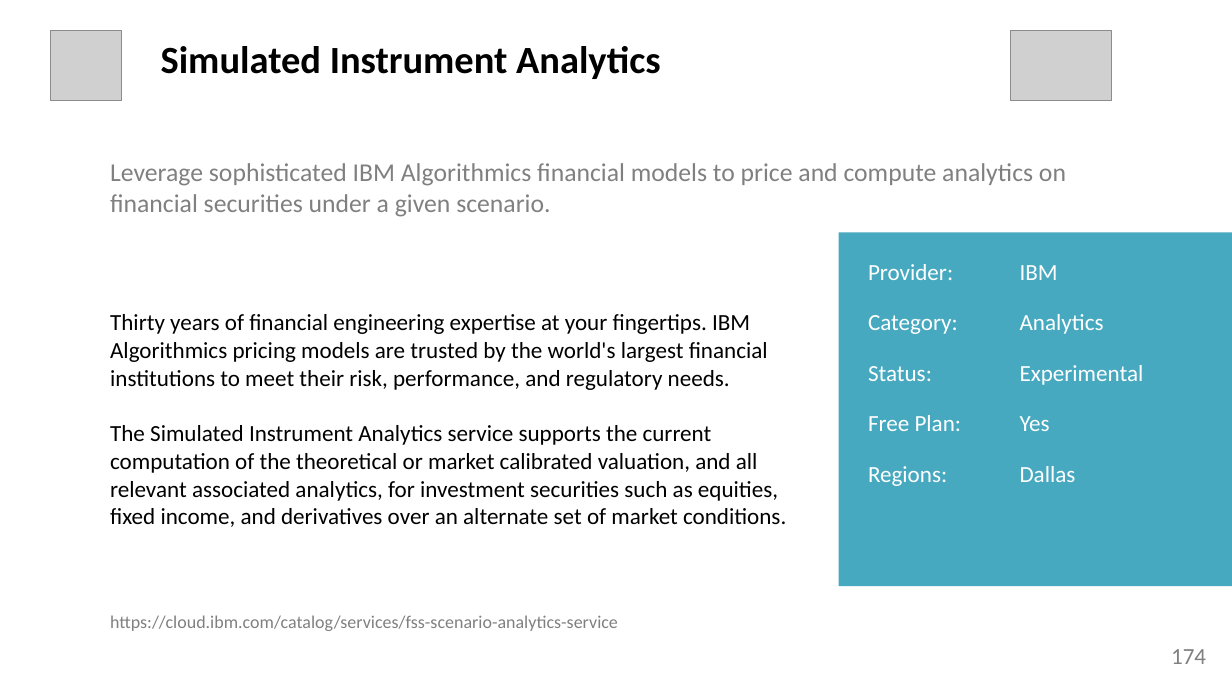
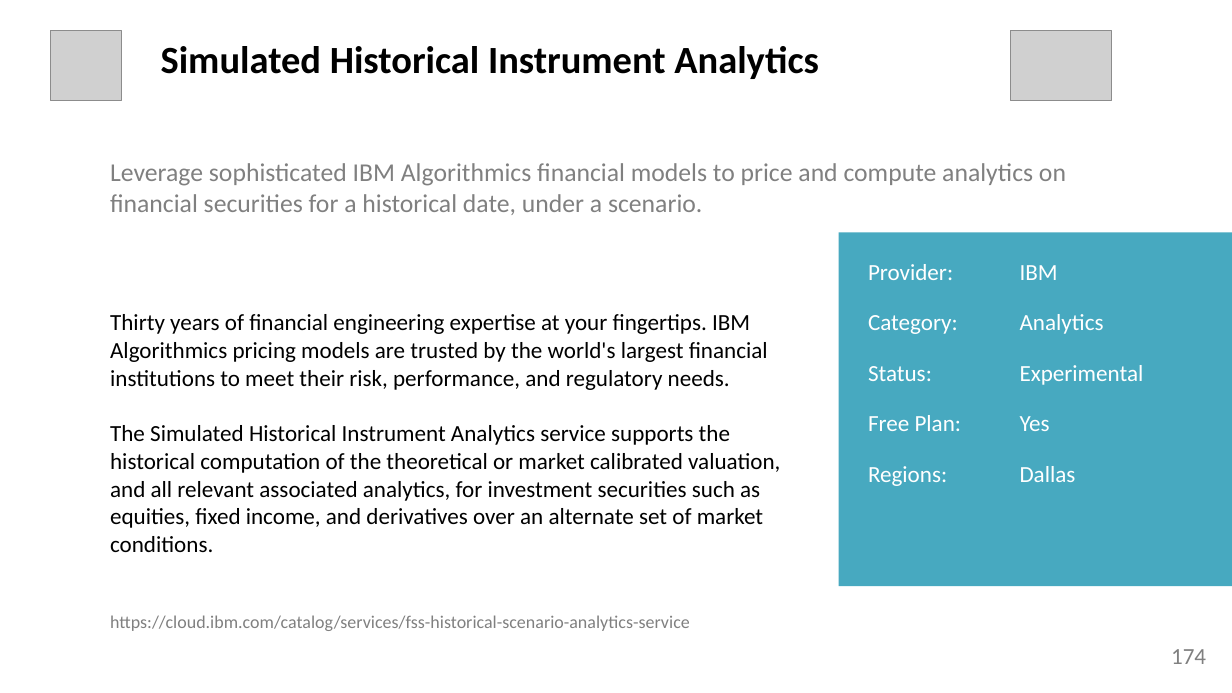
Before and after one commit to l2fprod/mycatalog, a slide deck: slide 174 of docs/generated/mycatalog.pptx. Drawn at 1232x693 pixels with LibreOffice and Linux fonts; fonts in the diff are those of the drawing; grey boxes stand for pictures. Boxes give left, top, right and bottom in pixels: in the first picture for what was removed or moved away, otherwise in the second. Text is boxed around its words. In the diff, an @@ line names an element or a change of style, - is before the commit and + after.

```diff
--- a/docs/generated/mycatalog.pptx
+++ b/docs/generated/mycatalog.pptx
@@ text at (x1=161, y1=46, x2=819, y2=79): text changed @@
-Simulated Instrument Analytics
+Simulated Historical Instrument Analytics
@@ text at (x1=110, y1=163, x2=1066, y2=215): text changed @@
-Leverage sophisticated IBM Algorithmics financial models to price and compute analytics on financial securities under a given scenario.
+Leverage sophisticated IBM Algorithmics financial models to price and compute analytics on financial securities for a historical date, under a scenario.
@@ text at (x1=110, y1=425, x2=780, y2=552): text changed @@
-The Simulated Instrument Analytics service supports the current computation of the theoretical or market calibrated valuation, and all relevant associated analytics, for investment securities such as equities, fixed income, and derivatives over an alternate set of market conditions.
+The Simulated Historical Instrument Analytics service supports the historical computation of the theoretical or market calibrated valuation, and all relevant associated analytics, for investment securities such as equities, fixed income, and derivatives over an alternate set of market conditions.
@@ text at (x1=110, y1=615, x2=690, y2=631): text changed @@
-https://cloud.ibm.com/catalog/services/fss-scenario-analytics-service
+https://cloud.ibm.com/catalog/services/fss-historical-scenario-analytics-service
```
Also in this commit, not shown: 153 other slides changed, 1 slide added, 1 slide removed, 7 other files.
